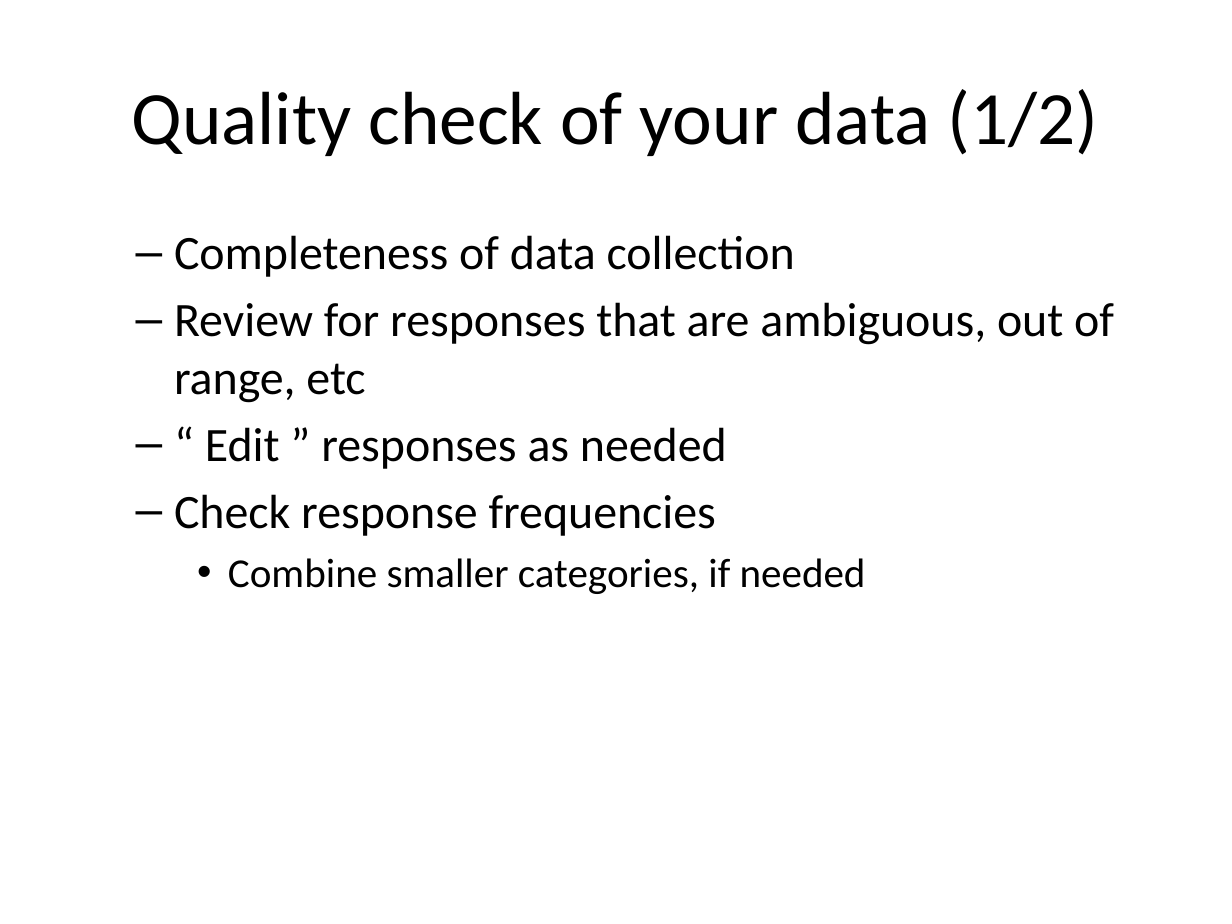
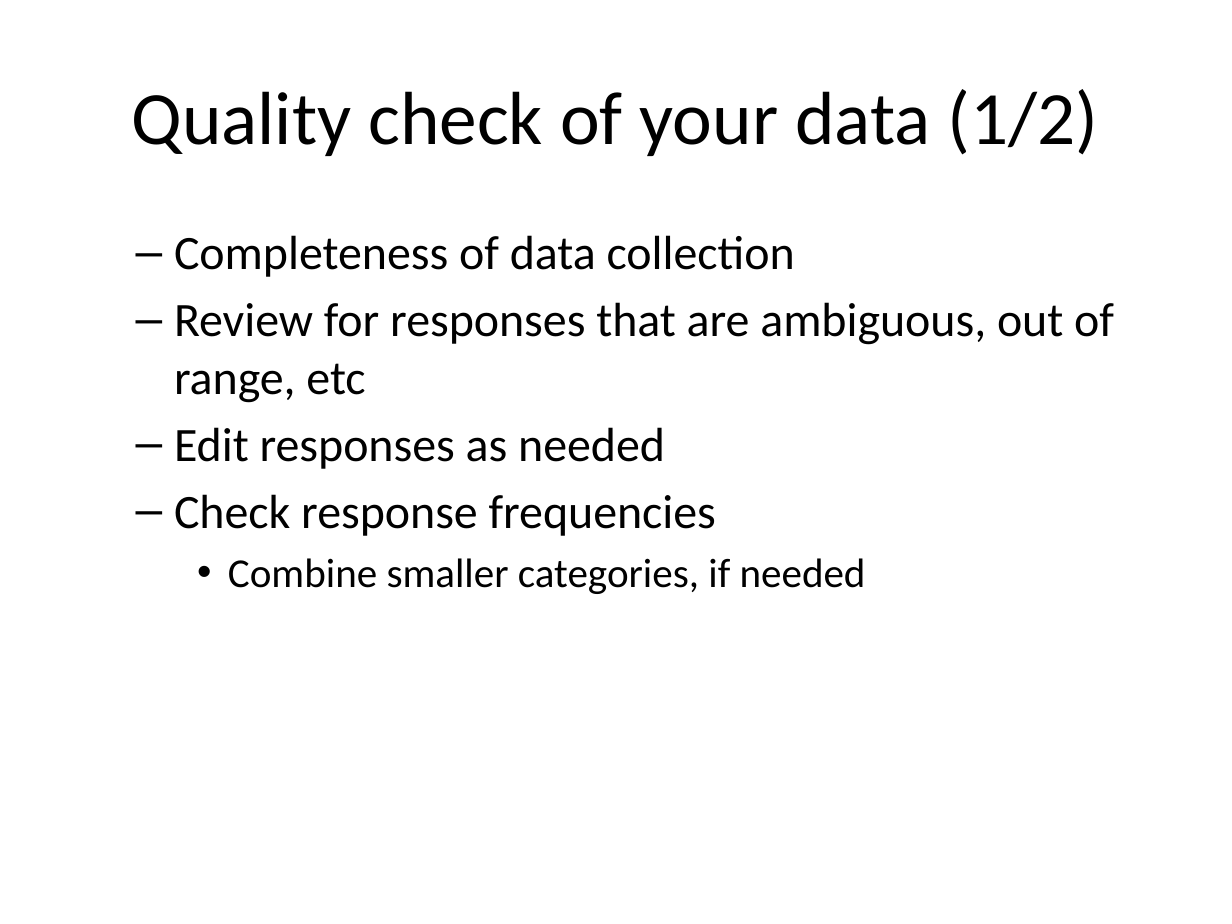
Before and after one commit to classes-medb/5510, a slide deck: slide 8 of src/video-13-statistical-models.pptx. Drawn at 1232x924 pixels with LibreOffice and Linux fonts; fonts in the diff are those of the drawing. Boxes give left, top, right and bottom in pixels: in the first picture for what was removed or moved away, otherwise in the second. Text is boxed around its words. In the diff, an @@ line names an element or a change of style, - is before the commit and + after.

```diff
--- a/src/video-13-statistical-models.pptx
+++ b/src/video-13-statistical-models.pptx
@@ text at [174,427,665,469]: text changed @@
-  – “ Edit ” responses as needed
+  – Edit responses as needed
```
Also in this commit, not shown: 23 other slides changed, 22 slides added, 11 slides removed, 4 other files.
